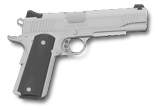
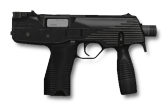
Layered file, before and after one edit (162x110). Changes by layer:
showed "TMP" over [10, 10, 157, 97]
hid "Layer 1" over [7, 4, 148, 100]